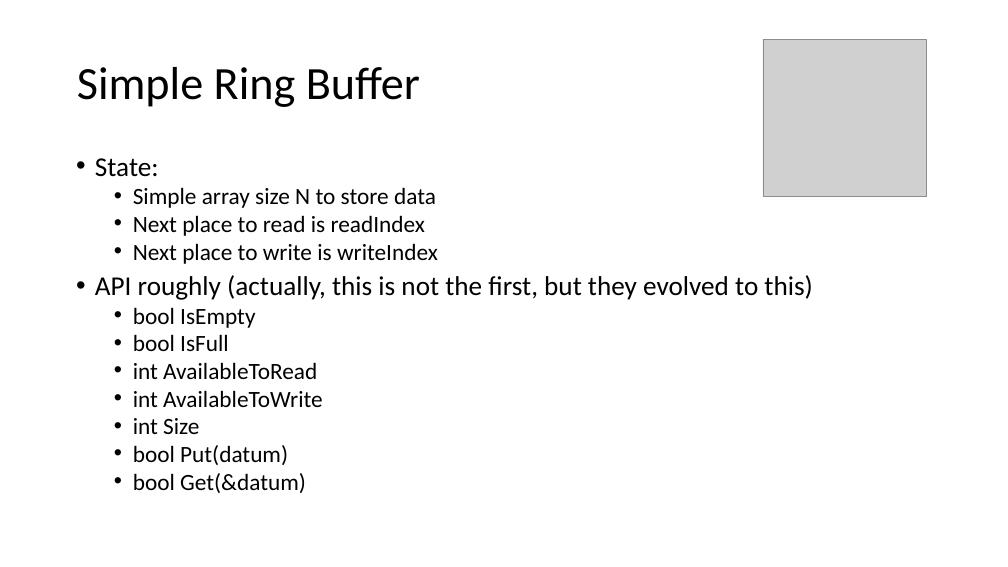
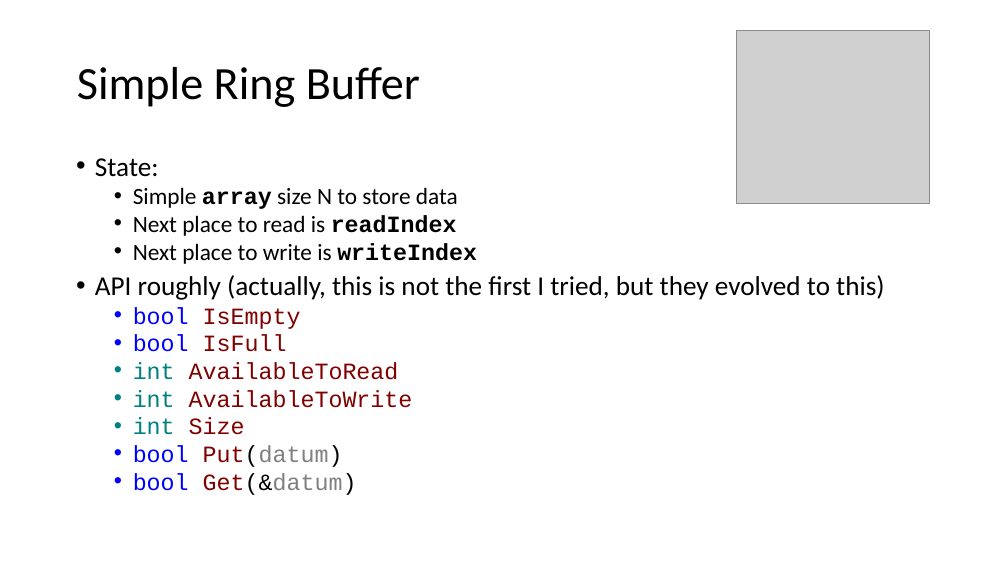
Before and after one commit to ChrisLomont/RingBuffer, a slide deck: slide 5 of Making a Ringbuffer.pptx. Drawn at 1008x567 pixels with LibreOffice and Linux fonts; fonts in the diff are those of the drawing; grey boxes stand for pictures. Boxes give left, top, right and bottom in pixels: in the first picture for what was removed or moved away, otherwise in the second. Text is boxed around its words. In the diff, an @@ line names an element or a change of style, - is before the commit and + after.

```diff
--- a/Making a Ringbuffer.pptx
+++ b/Making a Ringbuffer.pptx
@@ picture: place and size @@
-picture at (763,39,926,196)
+picture at (737,30,929,203)
@@ text at (133,187,477,495): font Calibri to Courier New in "array", "readIndex", "writeIndex", "bool IsEmpty" and 6 more places; bold on in "array", "readIndex", "writeIndex"; text colour #000000 to #0000FF in "bool", "bool", "bool", "bool"; text colour #000000 to #800000 in "IsEmpty", "IsFull", "AvailableToRead", "AvailableToWrite" and 3 more places; text colour #000000 to #008080 in "int", "int", "int"; text colour #000000 to #808080 in "Put(datum)", "Get(&datum)" @@
@@ text at (95,275,884,300): text changed @@
-• API roughly (actually, this is not the first, but they evolved to this)
+• API roughly (actually, this is not the first I tried, but they evolved to this)
```
Also in this commit, not shown: 31 other slides changed, 3 slides added, 1 slide removed, 13 other files.
